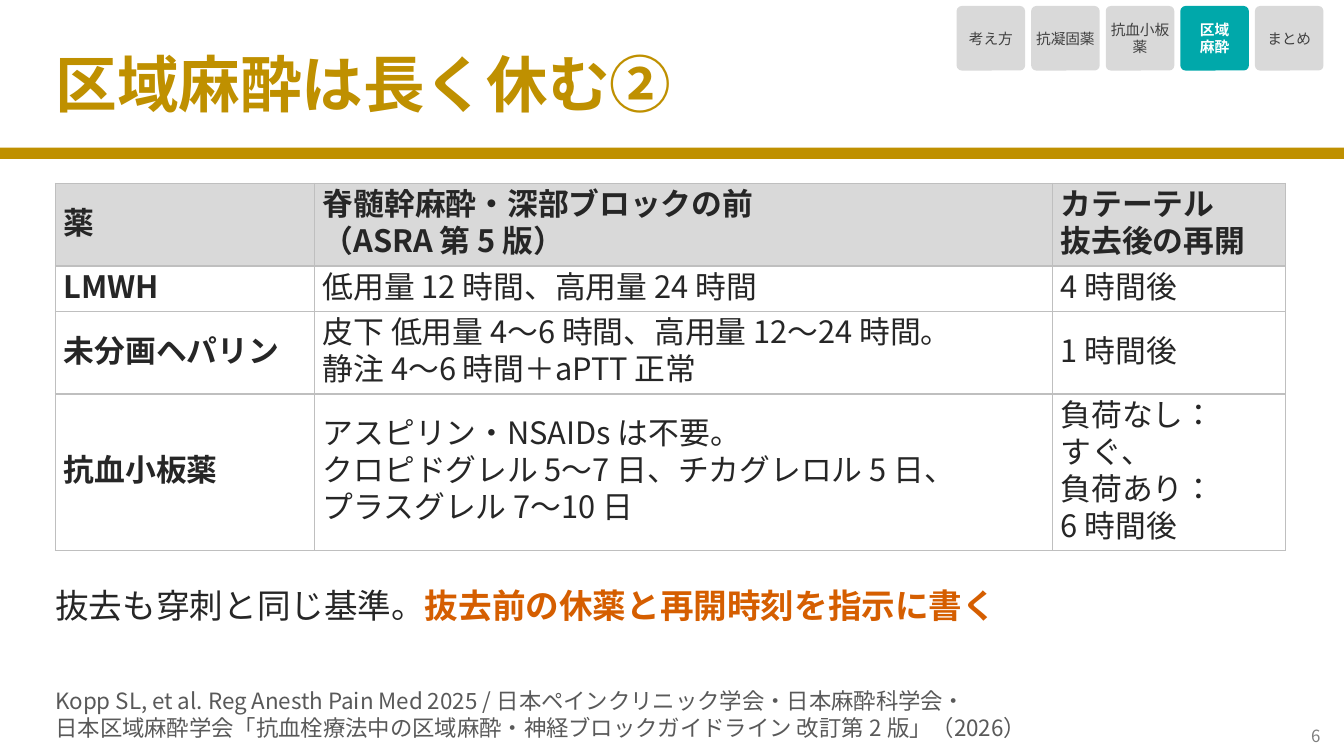
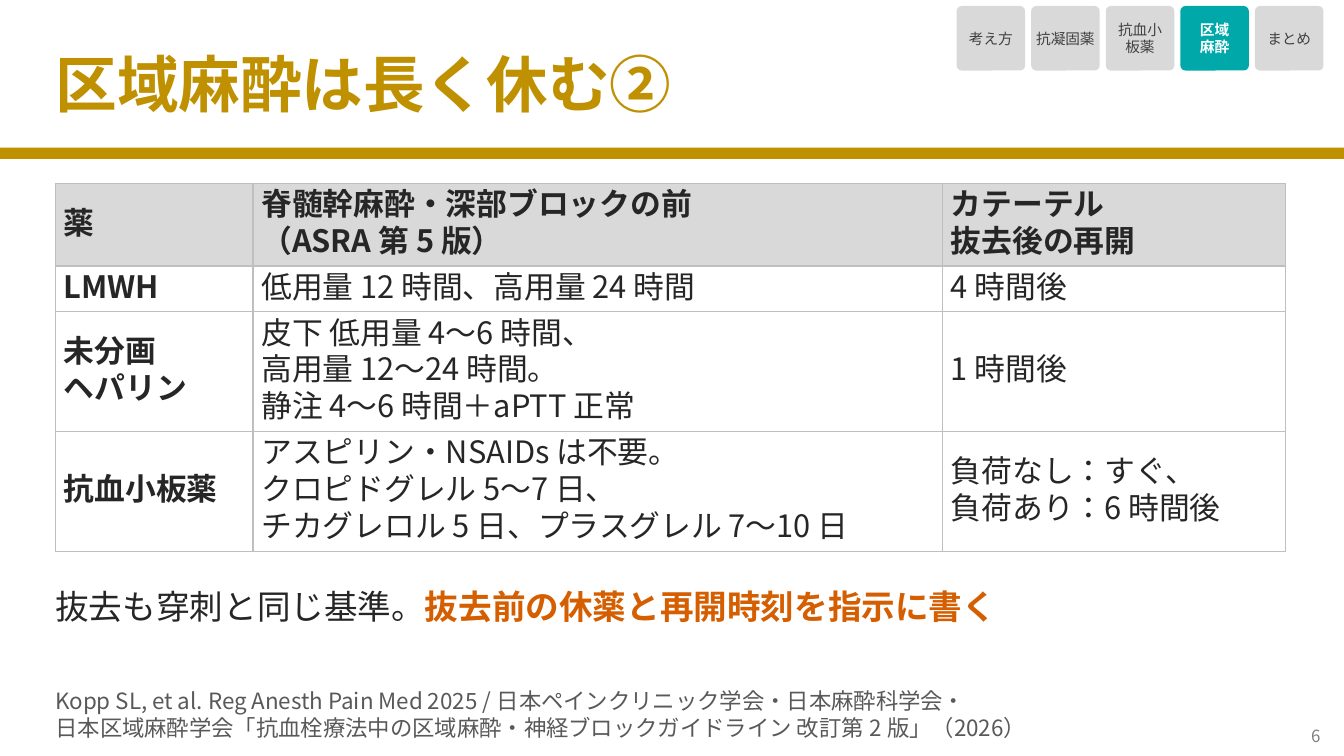
Before and after one commit to nobumitsu-3141/Anes-lecture, a slide deck: slide 7 of slides/4-12_antithrombotic_drugs/4-12_antithrombotic_drugs.pptx. Drawn at 1344x756 pixels with LibreOffice and Linux fonts; fonts in the diff are those of the drawing. Boxes give left, top, right and bottom in pixels: in the first picture for what was removed or moved away, otherwise in the second. Text is boxed around its words. In the diff, an @@ line names an element or a change of style, - is before the commit and + after.

```diff
--- a/slides/4-12_antithrombotic_drugs/4-12_antithrombotic_drugs.pptx
+++ b/slides/4-12_antithrombotic_drugs/4-12_antithrombotic_drugs.pptx
@@ text in rounded rectangle at (1118, 22, 1162, 53): spaces changed @@
-抗血小板
-薬
+抗血小
+板薬
@@ table at (55, 184, 1286, 543) @@
-row 3, column 1: 未分画ヘパリン
+row 3, column 1: 未分画 / ヘパリン
-row 3, column 2: 皮下 低用量 4〜6 時間、高用量 12〜24 時間。 / 静注 4〜6 時間＋aPTT 正常
+row 3, column 2: 皮下 低用量 4〜6 時間、 / 高用量 12〜24 時間。 / 静注 4〜6 時間＋aPTT 正常
-row 4, column 2: アスピリン・NSAIDs は不要。 / クロピドグレル 5〜7 日、チカグレロル 5 日、 / プラスグレル 7〜10 日
+row 4, column 2: アスピリン・NSAIDs は不要。 / クロピドグレル 5〜7 日、 / チカグレロル 5 日、プラスグレル 7〜10 日
-row 4, column 3: 負荷なし： / すぐ、 / 負荷あり： / 6 時間後
+row 4, column 3: 負荷なし：すぐ、 / 負荷あり：6 時間後
```
Also in this commit, not shown: 8 other slides changed, 5 other files.
